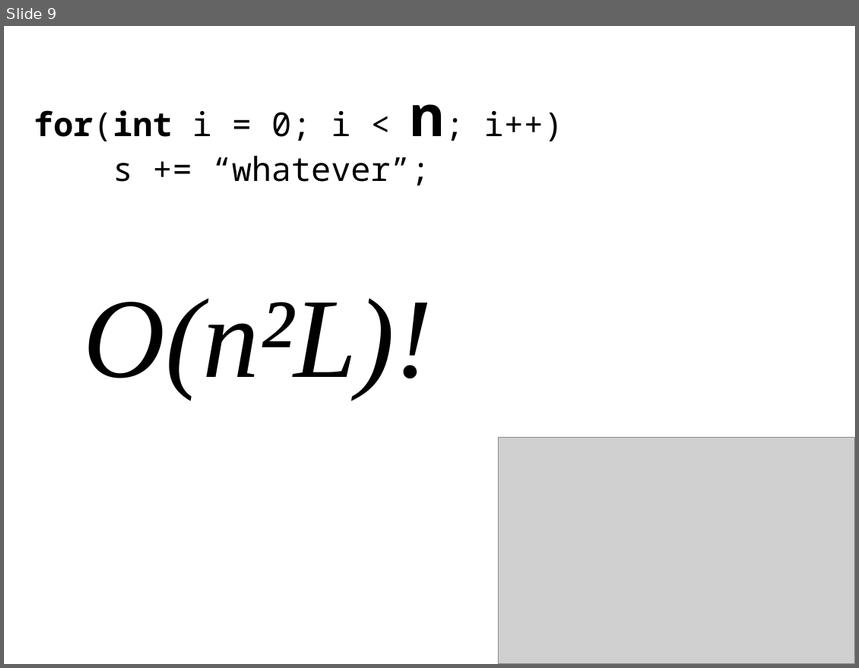
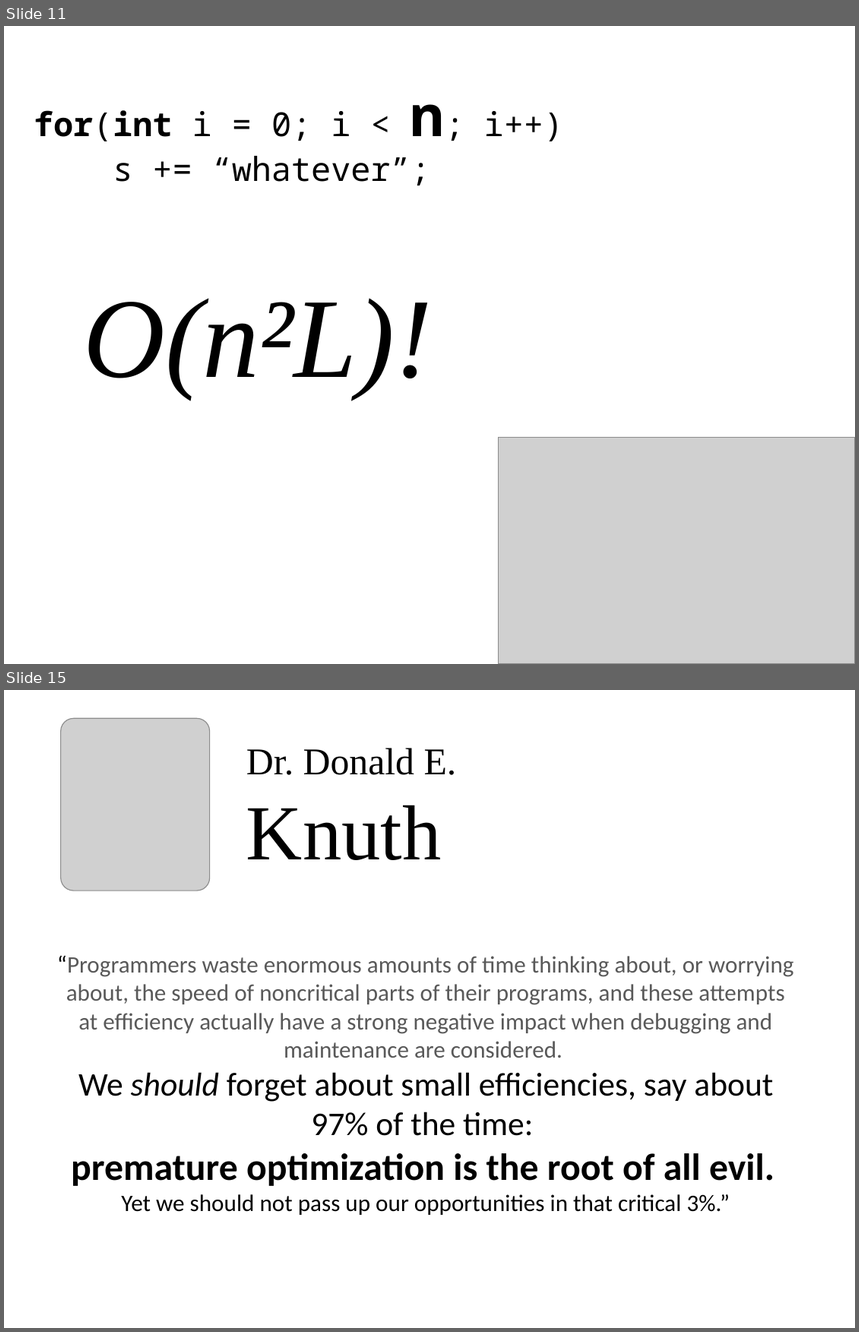
Before and after one commit to juanplopes/dnad2011-complexidade-algoritmos, a slide deck: Presentation.pptx. Shown one above the other, each under a label of ours: slide 9 before the commit, slides 11 and 15 after it; the slides between them are not shown. The pictures are 859x668 and 859x1332 pixels, drawn with LibreOffice and Linux fonts; fonts in the diff are those of the drawing; grey boxes stand for pictures. Boxes give left, top, right and bottom in pixels: in the first picture for what was removed or moved away, otherwise in the second. Text is boxed around its words. In the diff, an @@ line names an element or a change of style, - is before the commit and + after.

```diff
--- a/Presentation.pptx
+++ b/Presentation.pptx
@@ slide 15 added at bbox=[4, 690, 855, 1328], background #FFFFFF @@
@@ picture added at bbox=[61, 718, 210, 890] @@
@@ text added at bbox=[246, 748, 457, 860], 32 pt, text #000000 @@
+Dr. Donald E.
+Knuth
@@ text added at bbox=[57, 956, 794, 1215], 20 pt, text #595959 @@
+“Programmers waste enormous amounts of time thinking about, or worrying about, the speed of noncritical parts of their programs, and these attempts at efficiency actually have a strong negative impact when debugging and maintenance are considered.
+We should forget about small efficiencies, say about 97% of the time:
+premature optimization is the root of all evil.
+Yet we should not pass up our opportunities in that critical 3%.”
@@ what was slide 9 is now slide 11 @@
```
Also in this commit, not shown: 4 slides changed, 7 other slides added, 2 slides removed.
